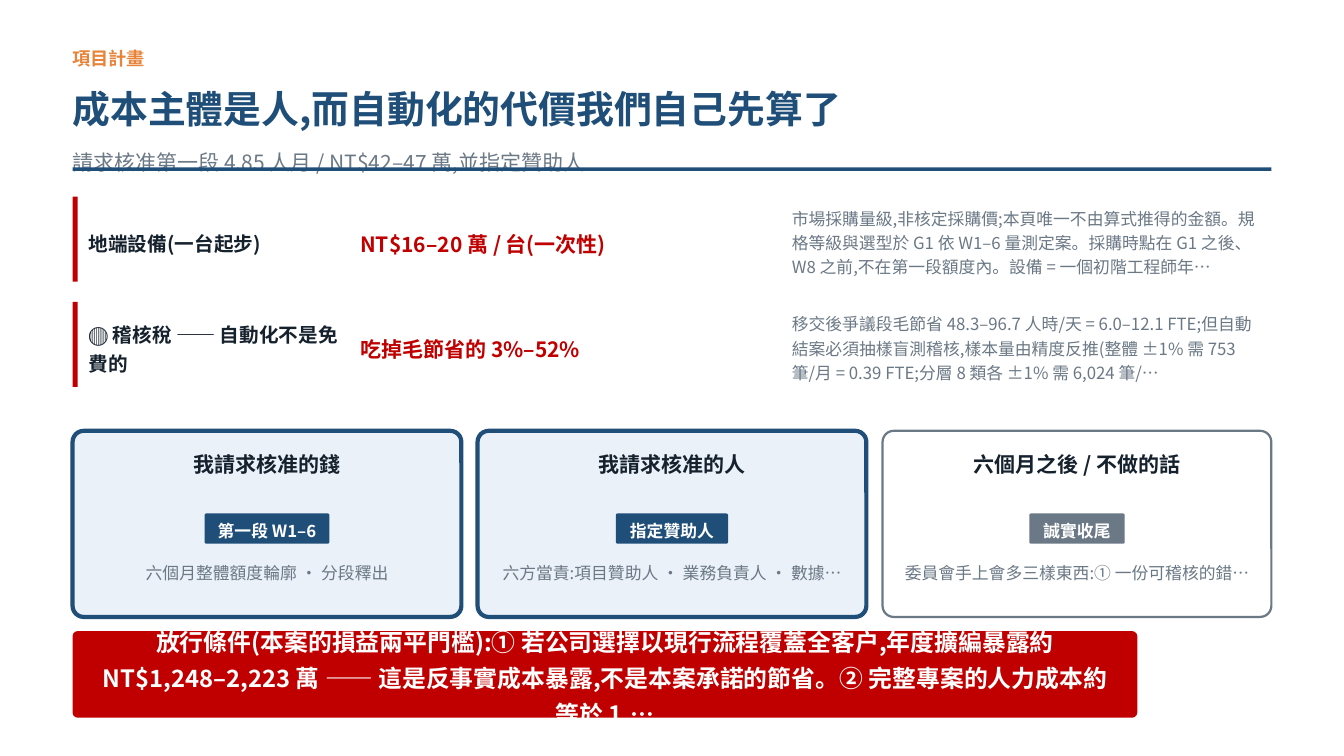
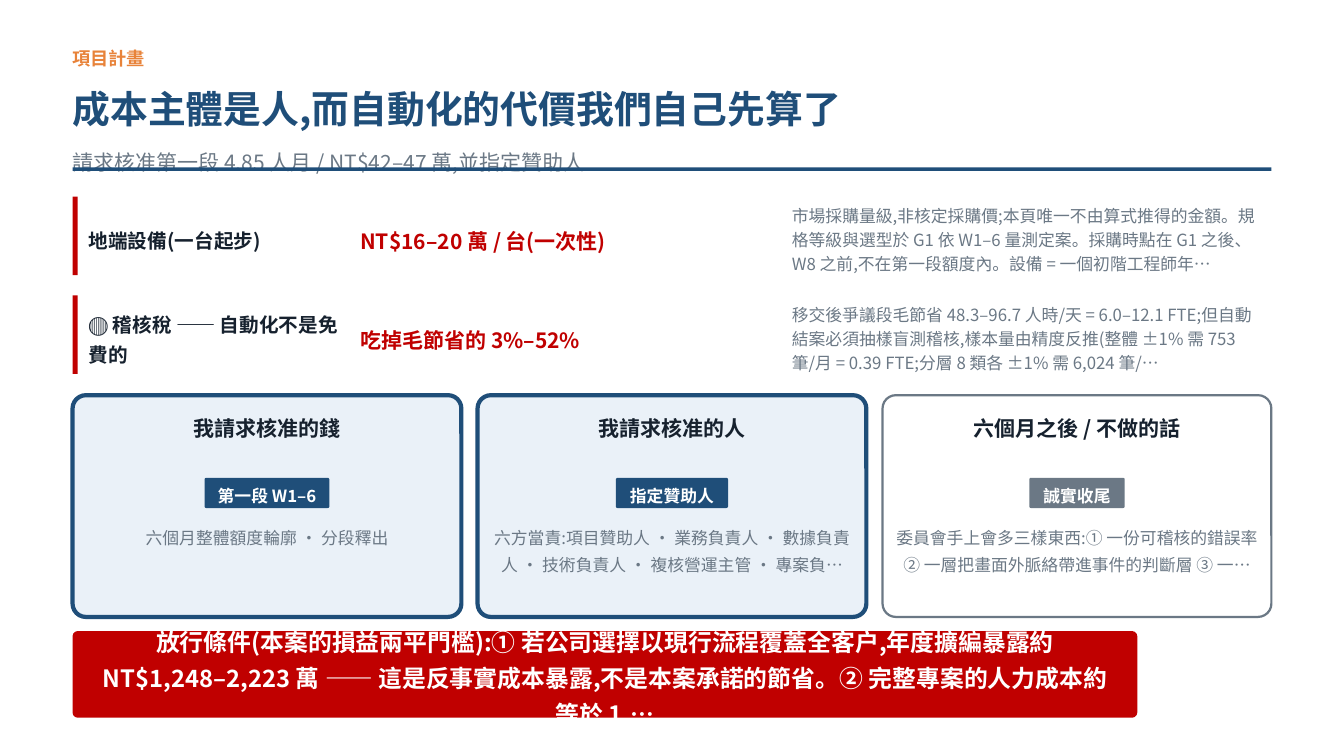
Before and after one commit to pokai-huang0828/UTS_workspace, a slide deck: slide 11 of Artificial Intelligence for Enterprises/Assessment3/Huang_26254793_421104_Assessment 3.pptx. Drawn at 1344x756 pixels with LibreOffice and Linux fonts; fonts in the diff are those of the drawing. Boxes give left, top, right and bottom in pixels: in the first picture for what was removed or moved away, otherwise in the second. Text is boxed around its words. In the diff, an @@ line names an element or a change of style, - is before the commit and + after.

```diff
--- a/Artificial Intelligence for Enterprises/Assessment3/Huang_26254793_421104_Assessment 3.pptx
+++ b/Artificial Intelligence for Enterprises/Assessment3/Huang_26254793_421104_Assessment 3.pptx
@@ rectangle resized from (x1=73, y1=197, x2=78, y2=281) to (x1=73, y1=197, x2=78, y2=275) @@
@@ rectangle resized from (x1=73, y1=301, x2=78, y2=386) to (x1=73, y1=295, x2=78, y2=374) @@
@@ text "🔴 稽核稅 —— 自動化不是免費的" moved from (x1=89, y1=325, x2=338, y2=373) to (x1=89, y1=315, x2=338, y2=364) @@
@@ text "吃掉毛節省的 3%–52%" moved from (x1=360, y1=339, x2=580, y2=359) to (x1=360, y1=330, x2=580, y2=350) @@
@@ text "移交後爭議段毛節省 48.3–96.7 人時/天 = 6.0–12.1 ..." moved from (x1=792, y1=316, x2=1251, y2=382) to (x1=792, y1=307, x2=1251, y2=372) @@
@@ rounded rectangle resized from (x1=73, y1=431, x2=462, y2=617) to (x1=73, y1=395, x2=462, y2=617) @@
@@ rounded rectangle resized from (x1=478, y1=431, x2=867, y2=617) to (x1=478, y1=395, x2=867, y2=617) @@
@@ rounded rectangle resized from (x1=883, y1=431, x2=1272, y2=617) to (x1=883, y1=395, x2=1272, y2=617) @@
@@ 6 texts, 3 rounded rectangles moved together from (x1=194, y1=454, x2=1180, y2=543) to (x1=194, y1=418, x2=1180, y2=508) @@
@@ text "六個月整體額度輪廓 · 分段釋出" moved from (x1=146, y1=565, x2=388, y2=581) to (x1=146, y1=530, x2=388, y2=546) @@
@@ text at (x1=494, y1=530, x2=850, y2=573): text changed @@
-六方當責:項目贊助人 · 業務負責人 · 數據…
+六方當責:項目贊助人 · 業務負責人 · 數據負責人 · 技術負責人 · 複核營運主管 · 專案負…
@@ text at (x1=896, y1=530, x2=1257, y2=573): text changed @@
-委員會手上會多三樣東西:① 一份可稽核的錯…
+委員會手上會多三樣東西:① 一份可稽核的錯誤率 ② 一層把畫面外脈絡帶進事件的判斷層 ③ 一…
```
Also in this commit, not shown: 8 other slides changed, 4 other files.
